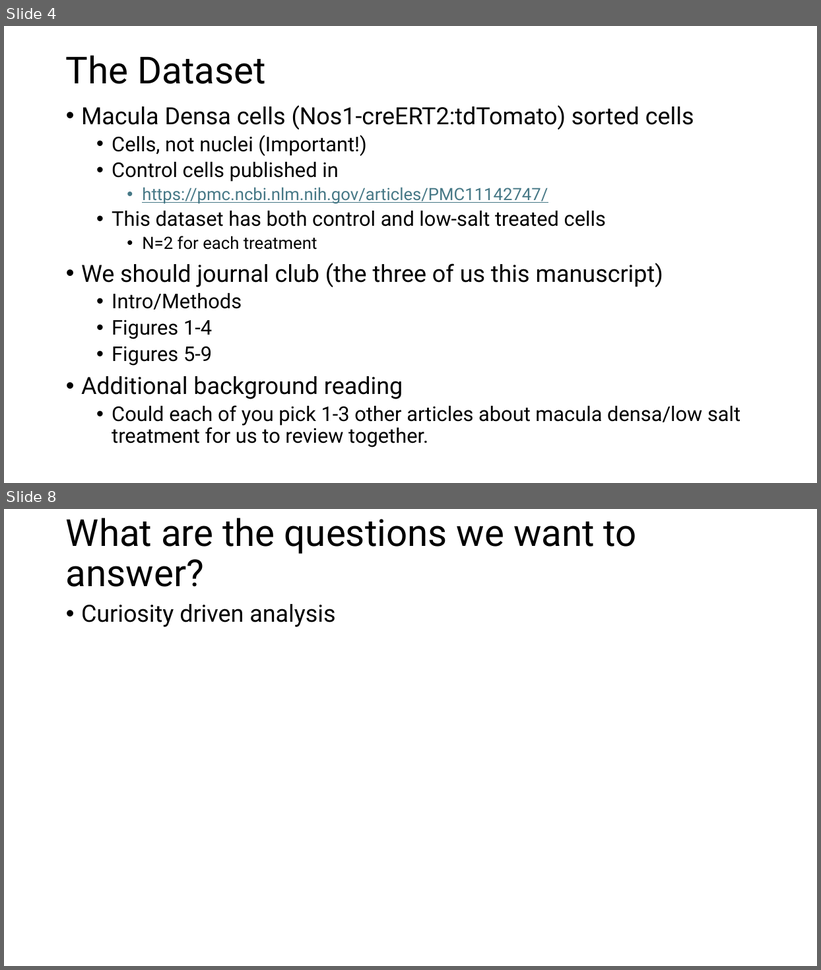
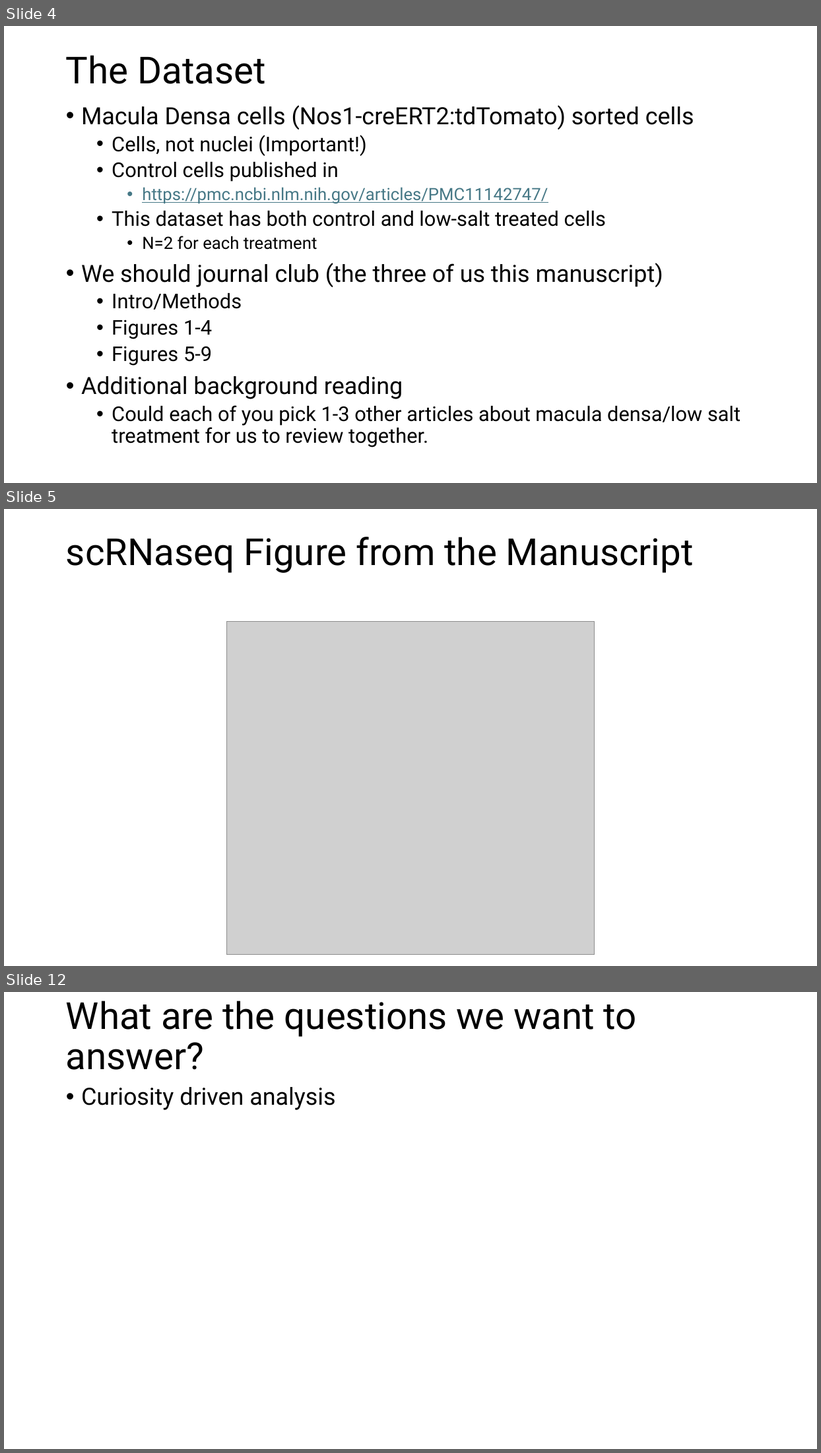
Before and after one commit to usckrc/macula_densa_scRNAseq, a slide deck: presentations/project_introduction_jwn.pptx. Shown one above the other, each under a label of ours: slides 4 and 8 before the commit, slides 4, 5 and 12 after it; the slides between them are not shown. The pictures are 821x970 and 821x1453 pixels, drawn with LibreOffice and Linux fonts; fonts in the diff are those of the drawing; grey boxes stand for pictures. Boxes give left, top, right and bottom in pixels: in the first picture for what was removed or moved away, otherwise in the second. Text is boxed around its words. In the diff, an @@ line names an element or a change of style, - is before the commit and + after.

```diff
--- a/presentations/project_introduction_jwn.pptx
+++ b/presentations/project_introduction_jwn.pptx
@@ slide 5 added at (4,509,817,966), background #FFFFFF @@
@@ title added at (66,537,694,573), 44 pt, text #000000 @@
+scRNaseq Figure from the Manuscript
@@ picture added at (226,622,595,956) @@
@@ what was slide 8 is now slide 12 @@
```
Also in this commit, not shown: 5 slides changed, 11 other slides added, 3 slides removed, 4 other files.
